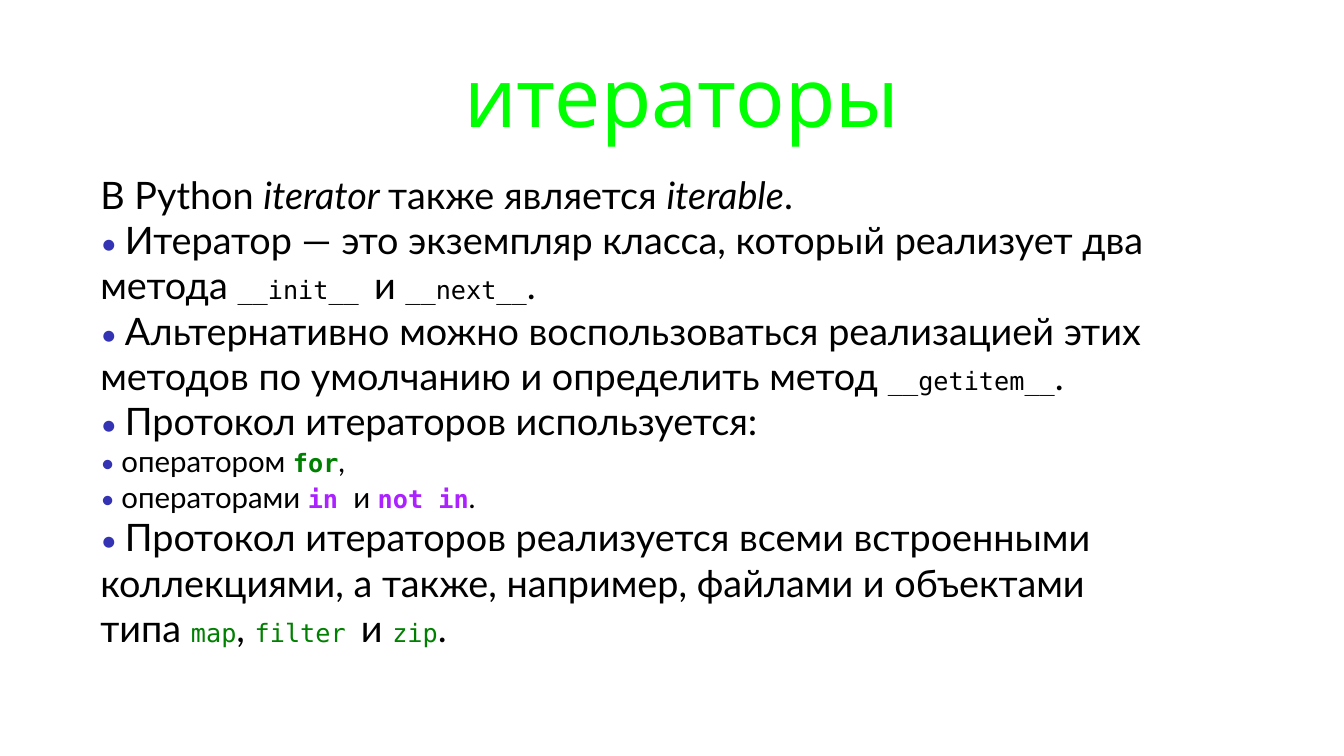
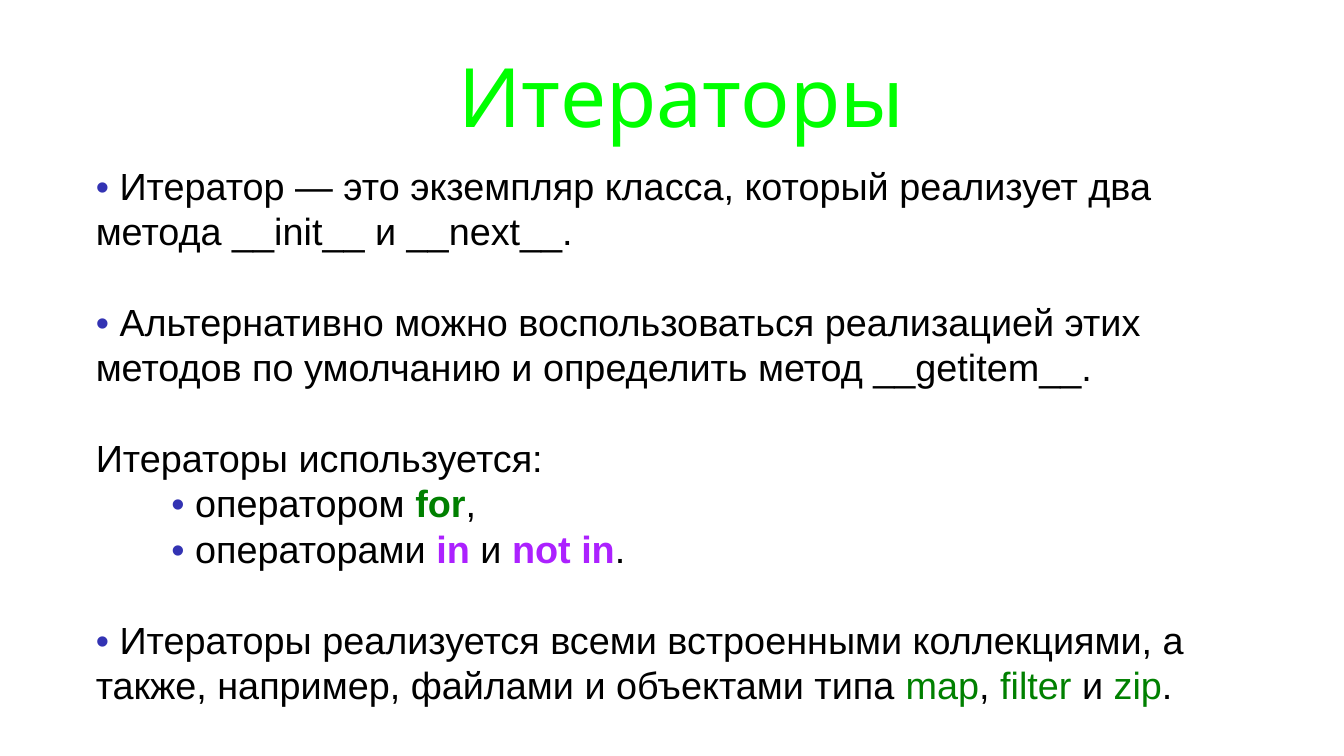
Before and after one commit to maxchv/LearnPython, a slide deck: slide 4 of week09/iteratorsgenerators.pptx (slide 3 before the commit). Drawn at 1344x756 pixels with LibreOffice and Linux fonts; fonts in the diff are those of the drawing. Boxes give left, top, right and bottom in pixels: in the first picture for what was removed or moved away, otherwise in the second. Text is boxed around its words. In the diff, an @@ line names an element or a change of style, - is before the commit and + after.

```diff
--- a/week09/iteratorsgenerators.pptx
+++ b/week09/iteratorsgenerators.pptx
@@ title at <box>459,68,904,147</box>: text changed @@
-итераторы
+Итераторы
@@ text "• Итератор — это экземпляр ...": place and size @@
-text "• Итератор — это экземпляр ..." at <box>100,181,1143,648</box>
+text "• Итератор — это экземпляр ..." at <box>96,172,1184,706</box>
@@ text at <box>96,172,1151,479</box>: text changed; font Lato to Arial @@
-В Python iterator также является iterable.
-• Итератор — это экземпляр класса, который реализует два
-метода __init__ и __next__.
-• Альтернативно можно воспользоваться реализацией этих
-методов по умолчанию и определить метод __getitem__.
-• Протокол итераторов используется:
+• Итератор — это экземпляр класса, который реализует два метода __init__ и __next__.
+• Альтернативно можно воспользоваться реализацией этих методов по умолчанию и определить метод __getitem__.
+Итераторы используется:
@@ text at <box>195,489,625,570</box>: size 24 to 36 pt in "• for,", "• in not in."; size 28 to 36 pt in "оператором for,", "операторами и in."; font Lato to Arial in "• оператором for,", "• операторами и in."; font DejaVu Sans Mono to Arial in "for,", "in not in."; list level 1 to 3 in "• оператором for,"; list level 1 to 3 in "• операторами in и not ..." @@
@@ text at <box>96,628,1184,706</box>: text changed; font Lato to Arial @@
-• Протокол итераторов реализуется всеми встроенными
-коллекциями, а также, например, файлами и объектами
-типа map, filter и zip.
+• Итераторы реализуется всеми встроенными коллекциями, а также, например, файлами и объектами типа map, filter и zip.
```
Also in this commit, not shown: 13 other slides changed, 4 slides added, 1 slide removed, 2 other files.
